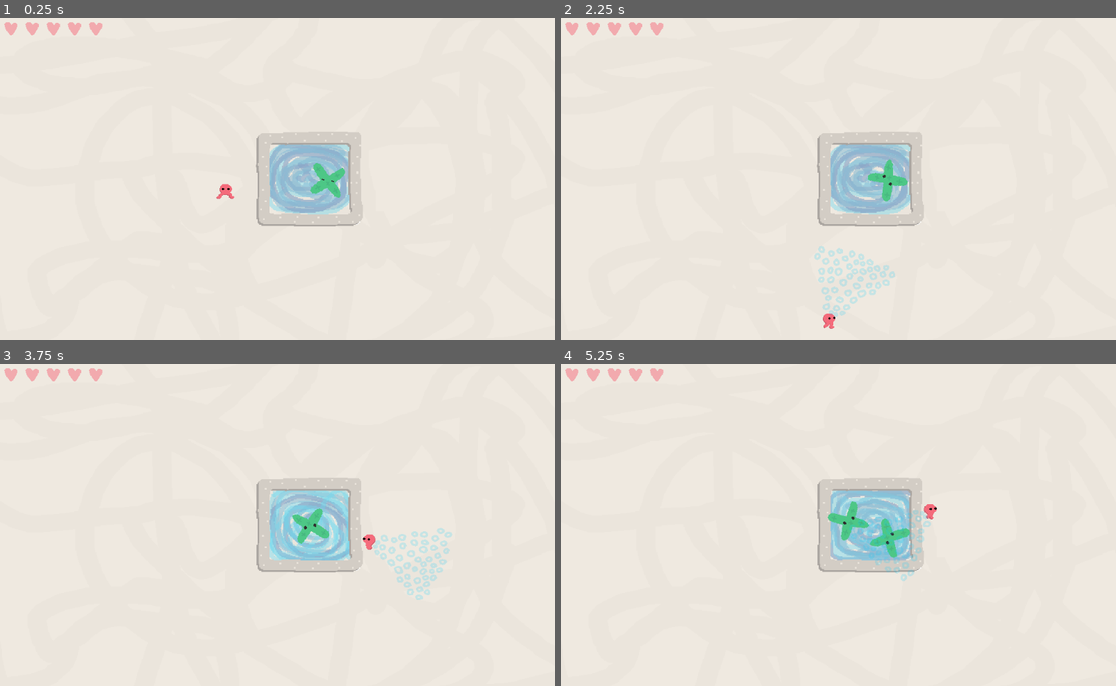
Above: before the commit, frames 1-4 (two rows, left to right).
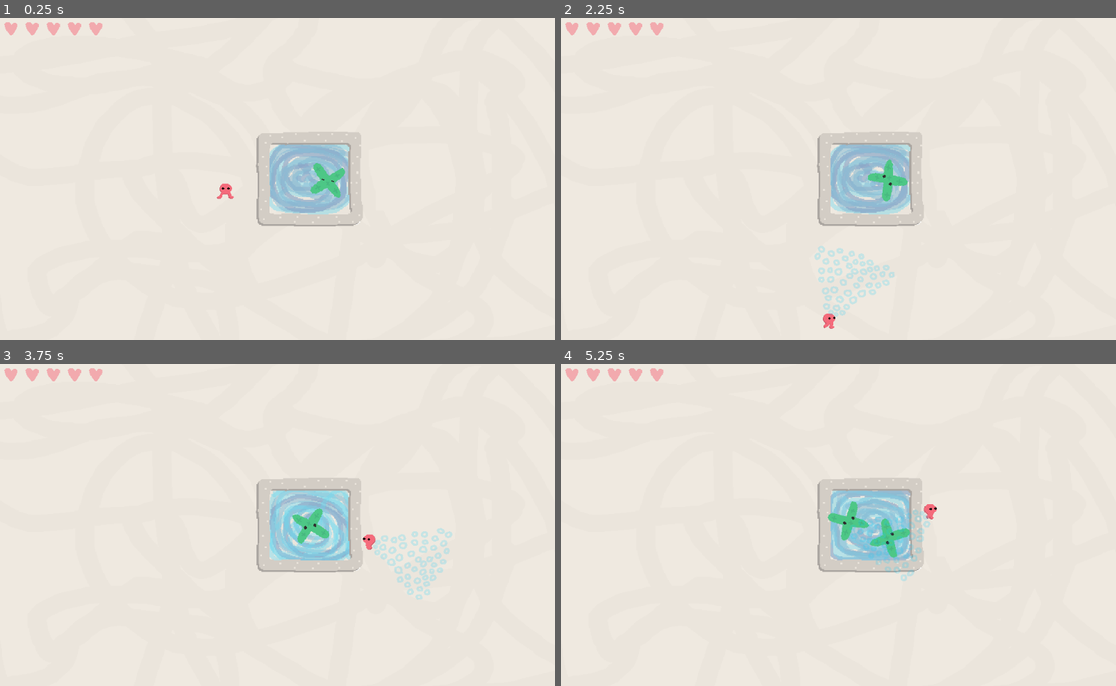
Above: after the commit, the same moments.

Repository: colinkarpfinger/HalfLife3
Game: Godot game, scene res://Scenes/Main.tscn
Same seed, same stepped clock (60 frames per second), same inputs: the game is played once before the commit and once after it. Sound files missing from this copy of the repository are replaced by a short silence.
Inputs (mouse positions are in pixels of both pictures, inside the frame that each line leads up to):
- Up to frame 1 (0.25 s): no input
- Up to frame 2 (2.25 s): move the mouse to (960, 162) at 0.52 s; press the mouse at (960, 162) at 0.53 s; hold D (move_right) 0.53-1.28 s; move the mouse to (727, 195) at 1.27 s; release the mouse at (727, 195) at 1.28 s; hold S (move_down) 1.28-2.03 s; click (727, 195) at 1.35 s; move the mouse to (894, 108) at 2.02 s; press the mouse at (894, 108) at 2.03 s; hold D (move_right) from 2.03 s (still down)
- Up to frame 3 (3.75 s): move the mouse to (249, 592) at 2.77 s; release D (move_right) at 2.78 s; release the mouse at (249, 592) at 2.78 s; hold W (move_up) 2.78-3.53 s; click (249, 592) at 2.85 s; move the mouse to (444, 576) at 3.52 s; press the mouse at (444, 576) at 3.53 s; hold A (move_left) from 3.53 s (still down)
- Up to frame 4 (5.25 s): move the mouse to (672, 476) at 4.27 s; release the mouse at (672, 476) at 4.28 s; click (672, 476) at 4.35 s; move the mouse to (866, 525) at 5.02 s; release A (move_left) at 5.03 s; press the mouse at (866, 525) at 5.03 s; hold S (move_down) from 5.03 s (still down)

The runs differ from the first frame. In frame 1, less than 0.1% of the frame differs, in the area x 38-43%, y 51-57%; in frame 2, 0.1%; in frame 3, 0.1%, in the area x 67-82%, y 51-74%; in frame 4, less than 0.1%.

Commit message:
restart button

Diff:
--- a/ParticleTesting/Scenes/Main.tscn
+++ b/ParticleTesting/Scenes/Main.tscn
@@ -1,10 +1,14 @@
-[gd_scene load_steps=10 format=2]
+[gd_scene load_steps=18 format=2]
 
 [ext_resource path="res://Scripts/Hearts.gd" type="Script" id=1]
 [ext_resource path="res://Subscenes/Player.tscn" type="PackedScene" id=2]
 [ext_resource path="res://Subscenes/ParticleSpawner.tscn" type="PackedScene" id=3]
 [ext_resource path="res://Images/background.png" type="Texture" id=4]
 [ext_resource path="res://Subscenes/Reactor.tscn" type="PackedScene" id=5]
+[ext_resource path="res://Subscenes/RestartButton.tscn" type="PackedScene" id=6]
+[ext_resource path="res://Scripts/Main.gd" type="Script" id=7]
+[ext_resource path="res://Images/restart_up_blue.png" type="Texture" id=8]
+[ext_resource path="res://Images/restart_down_blue.png" type="Texture" id=9]
 
 [sub_resource type="PhysicsMaterial" id=1]
 friction = 0.0
@@ -20,12 +24,28 @@
 [sub_resource type="RectangleShape2D" id=4]
 extents = Vector2( 648.83, 81.3755 )
 
+[sub_resource type="StyleBoxTexture" id=8]
+texture = ExtResource( 8 )
+region_rect = Rect2( 0, 0, 300, 200 )
+
+[sub_resource type="StyleBoxTexture" id=7]
+texture = ExtResource( 8 )
+region_rect = Rect2( 0, 0, 300, 200 )
+
+[sub_resource type="StyleBoxTexture" id=9]
+
+[sub_resource type="StyleBoxTexture" id=5]
+texture = ExtResource( 9 )
+region_rect = Rect2( 0, 0, 300, 200 )
+
 [node name="Main" type="Node2D"]
 scale = Vector2( 1.11549, 1 )
+script = ExtResource( 7 )
 
 [node name="TextureRect" type="TextureRect" parent="."]
+margin_top = -0.531189
 margin_right = 1800.0
-margin_bottom = 1200.0
+margin_bottom = 1199.47
 rect_scale = Vector2( 0.52, 0.52 )
 texture = ExtResource( 4 )
 __meta__ = {
@@ -92,4 +112,18 @@
 
 [node name="Hearts" type="Node2D" parent="."]
 script = ExtResource( 1 )
+
+[node name="Button" parent="." instance=ExtResource( 6 )]
+margin_left = 765.713
+margin_top = 24.7
+margin_right = 899.713
+margin_bottom = 116.7
+custom_styles/hover = SubResource( 8 )
+custom_styles/pressed = SubResource( 7 )
+custom_styles/focus = SubResource( 9 )
+custom_styles/normal = SubResource( 5 )
+text = ""
+
+[connection signal="player_died" from="Player" to="Button" method="_on_Player_player_died"]
 [connection signal="player_hit" from="Player" to="Hearts" method="_on_Player_player_hit"]
+[connection signal="button_up" from="Button" to="." method="_on_Button_button_up"]
--- /dev/null
+++ b/ParticleTesting/Scripts/Main.gd
@@ -0,0 +1,21 @@
+extends Node2D
+
+
+# Declare member variables here. Examples:
+# var a = 2
+# var b = "text"
+
+
+# Called when the node enters the scene tree for the first time.
+func _ready():
+	pass # Replace with function body.
+
+
+# Called every frame. 'delta' is the elapsed time since the previous frame.
+#func _process(delta):
+#	pass
+
+
+func _on_Button_button_up():
+	get_tree().change_scene("res://Scenes/Main.tscn")
+	pass # Replace with function body.
--- a/ParticleTesting/Scripts/ParticleSpawner.gd
+++ b/ParticleTesting/Scripts/ParticleSpawner.gd
@@ -73,10 +73,10 @@
 	var randomRotationDegrees = rand_range(0,360)
 	spawn_in_center_at_angle(randomRotationDegrees)
 	spawn_count += 1
-	maybe_play_audio()
+	maybe_add_music()
 
 
-func maybe_play_audio():
+func maybe_add_music():
 	if spawn_count >= add_music_particle_threshold_1:
 		basic_drums.volume_db = 0
 
--- a/ParticleTesting/Scripts/Player.gd
+++ b/ParticleTesting/Scripts/Player.gd
@@ -1,6 +1,7 @@
 extends KinematicBody2D
 
 signal player_hit
+signal player_died
 
 export var beamPath := NodePath();
 onready var beam : Beam = get_node(beamPath);
@@ -94,6 +95,7 @@
 #health reached 0
 func die():
 	get_tree().queue_delete(self)
+	emit_signal("player_died")
 
 #math helper functions
 static func lerp_angle(from, to, weight):
--- /dev/null
+++ b/ParticleTesting/Scripts/RestartButton.gd
@@ -0,0 +1,22 @@
+extends Button
+
+
+# Declare member variables here. Examples:
+# var a = 2
+# var b = "text"
+
+
+# Called when the node enters the scene tree for the first time.
+func _ready():
+	visible = false
+	pass # Replace with function body.
+
+
+# Called every frame. 'delta' is the elapsed time since the previous frame.
+#func _process(delta):
+#	pass
+
+
+func _on_Player_player_died():
+	visible = true
+	pass # Replace with function body.
--- a/ParticleTesting/Subscenes/Player.tscn
+++ b/ParticleTesting/Subscenes/Player.tscn
@@ -105,7 +105,7 @@
 
 [node name="AnimatedSprite" type="AnimatedSprite" parent="."]
 frames = SubResource( 12 )
-frame = 3
+frame = 2
 speed_scale = 2.0
 playing = true
 
@@ -130,6 +130,7 @@
 position = Vector2( 0, -10.542 )
 scale = Vector2( 0.5, 0.5 )
 frames = SubResource( 17 )
+frame = 1
 speed_scale = 1.636
 playing = true
 
--- /dev/null
+++ b/ParticleTesting/Subscenes/RestartButton.tscn
@@ -0,0 +1,16 @@
+[gd_scene load_steps=2 format=2]
+
+[ext_resource path="res://Scripts/RestartButton.gd" type="Script" id=1]
+
+[node name="Button" type="Button"]
+anchor_right = 0.065
+anchor_bottom = 0.048
+margin_left = 0.256439
+margin_top = -0.128204
+margin_right = 0.696434
+margin_bottom = 0.0717945
+text = "RESTART"
+script = ExtResource( 1 )
+__meta__ = {
+"_edit_use_anchors_": false
+}
Binary file added: ParticleTesting/Images/restart_down.png
Not shown, added: ParticleTesting/Images/restart_down.png.import
Binary file added: ParticleTesting/Images/restart_down_blue.png
Not shown, added: ParticleTesting/Images/restart_down_blue.png.import
Binary file added: ParticleTesting/Images/restart_up.png
Not shown, added: ParticleTesting/Images/restart_up.png.import
Binary file added: ParticleTesting/Images/restart_up_blue.png
Not shown, added: ParticleTesting/Images/restart_up_blue.png.import
